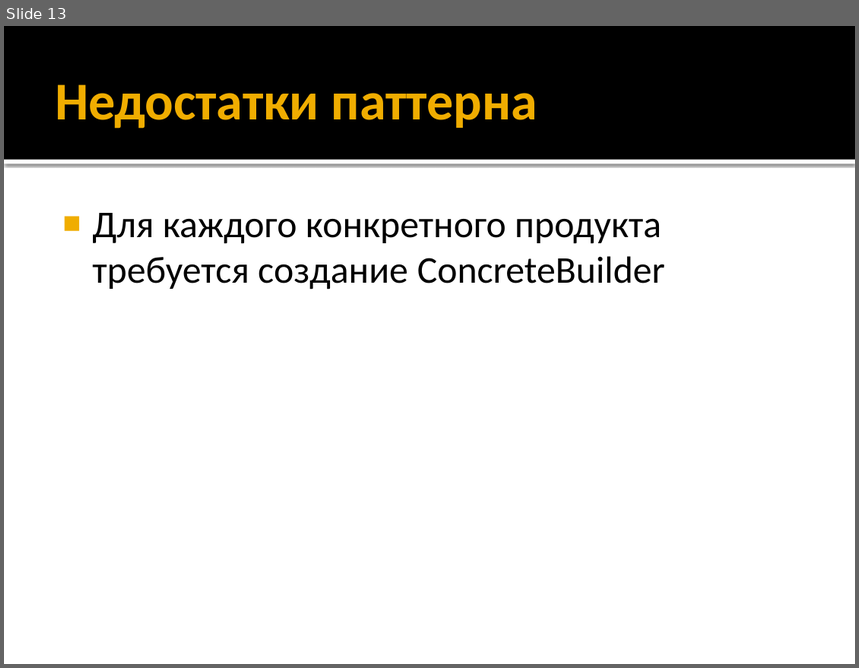
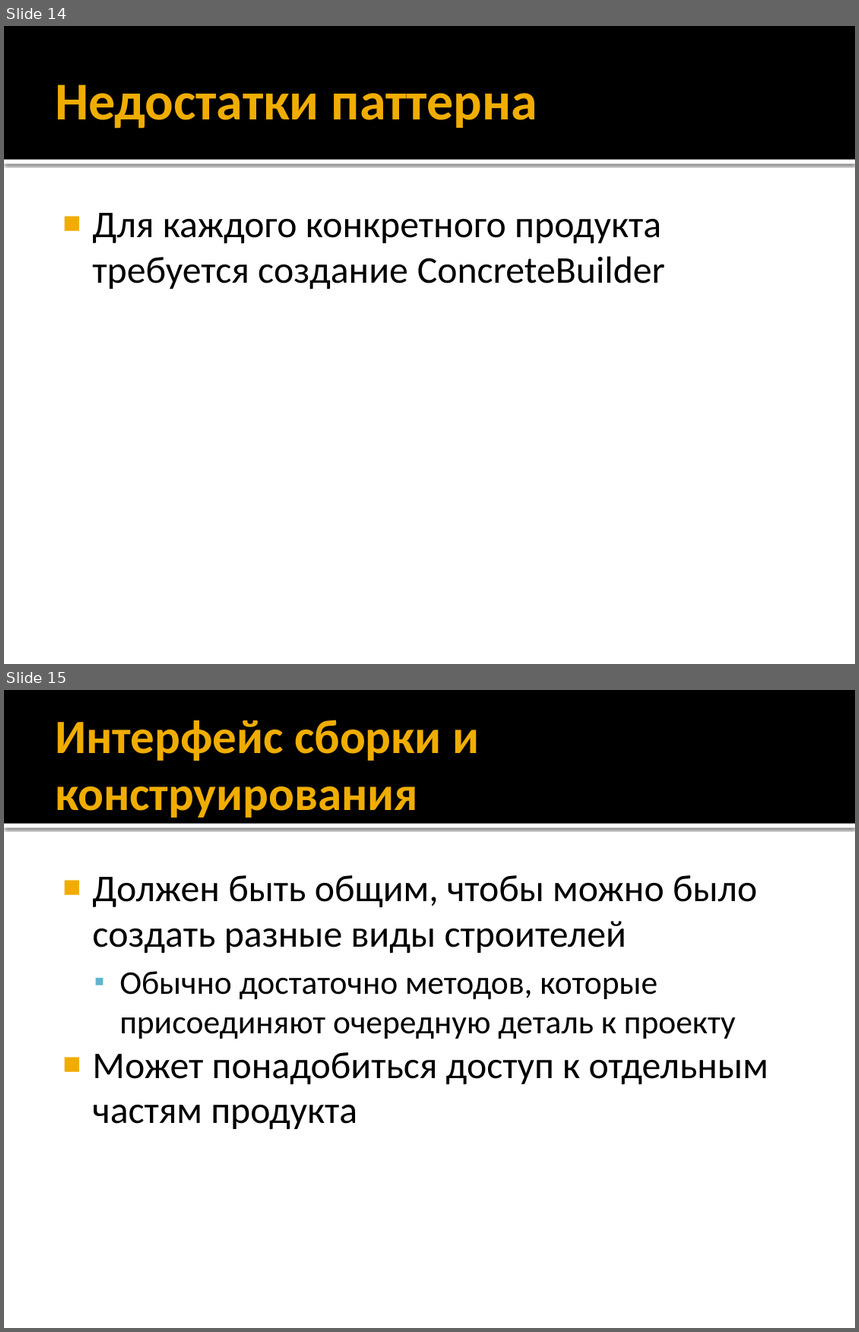
Before and after one commit to alexey-malov/ood, a slide deck: lectures/15.builder/builder.pptx. Shown one above the other, each under a label of ours: slide 13 before the commit, slides 14 and 15 after it. The pictures are 859x668 and 859x1332 pixels, drawn with LibreOffice and Linux fonts; fonts in the diff are those of the drawing. Boxes give left, top, right and bottom in pixels: in the first picture for what was removed or moved away, otherwise in the second. Text is boxed around its words. In the diff, an @@ line names an element or a change of style, - is before the commit and + after.

```diff
--- a/lectures/15.builder/builder.pptx
+++ b/lectures/15.builder/builder.pptx
@@ slide 15 added at bbox=[4, 690, 855, 1328], background #FFFFFF; not listed: 2 template elements that a slide beside it also shows @@
@@ title added at bbox=[55, 720, 479, 818], 40.5 pt, text #F0AD00, bold @@
+Интерфейс сборки и конструирования
@@ text added at bbox=[92, 875, 769, 1130], 32 pt, text #000000 @@
+■ Должен быть общим, чтобы можно было создать разные виды строителей
+  ▪ Обычно достаточно методов, которые присоединяют очередную деталь к проекту
+■ Может понадобиться доступ к отдельным частям продукта
@@ what was slide 13 is now slide 14 @@
```
Also in this commit, not shown: 3 slides changed, 2 other slides added, 1 other file.
